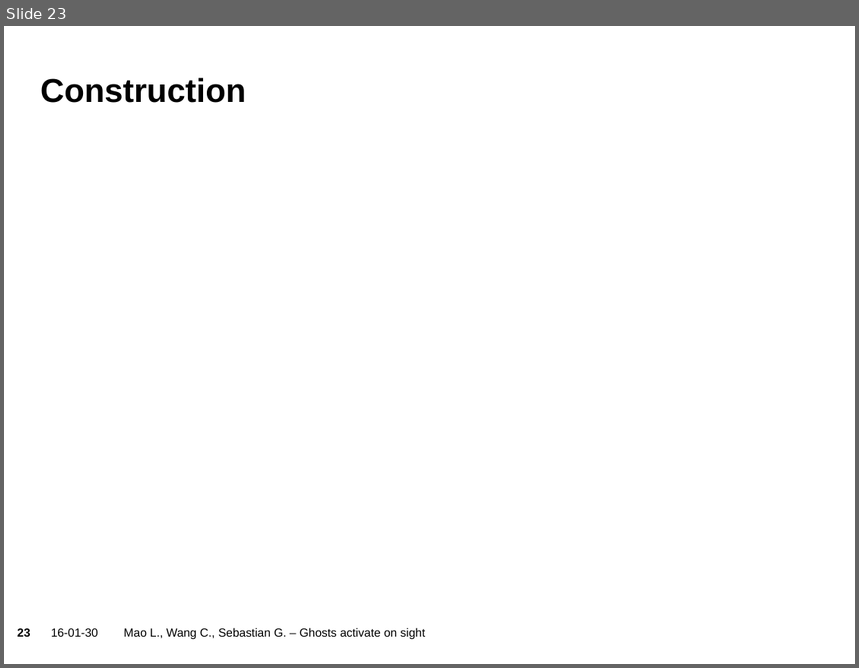
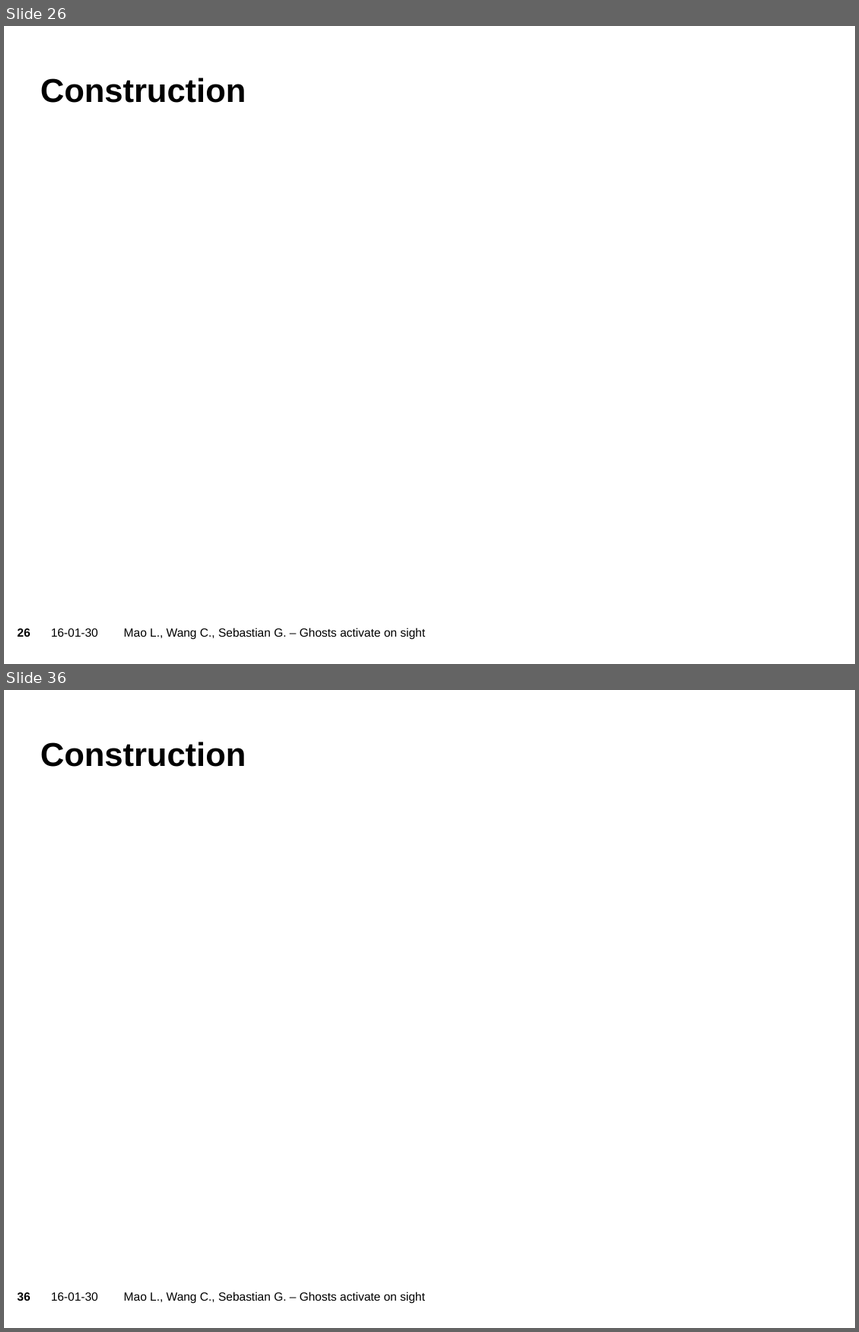
Before and after one commit to sgraf812/compgeom15, a slide deck: presentation/Presentation.pptx. Shown one above the other, each under a label of ours: slide 23 before the commit, slides 26 and 36 after it; the slides between them are not shown. The pictures are 859x668 and 859x1332 pixels, drawn with LibreOffice and Linux fonts; fonts in the diff are those of the drawing; grey boxes stand for pictures; background and template pictures are left out. Boxes give left, top, right and bottom in pixels: in the first picture for what was removed or moved away, otherwise in the second. Text is boxed around its words. In the diff, an @@ line names an element or a change of style, - is before the commit and + after.

Commit message:
Added a section about kd-tree construction to the presentation

```diff
--- a/presentation/Presentation.pptx
+++ b/presentation/Presentation.pptx
@@ slide 36 added at [4,690,855,1328], background picture (left out); not listed: 2 template elements that a slide beside it also shows @@
@@ title added at [40,742,246,767], 28 pt, text #000000, bold @@
+Construction
@@ text added at [124,1292,425,1304], 10 pt, text #000000 @@
+Mao L., Wang C., Sebastian G. – Ghosts activate on sight
@@ what was slide 23 is now slide 26 @@
@@ page number at [17,629,30,637]: text changed @@
-23
+26
```
Also in this commit, not shown: 13 other slides added, 24 other files.
